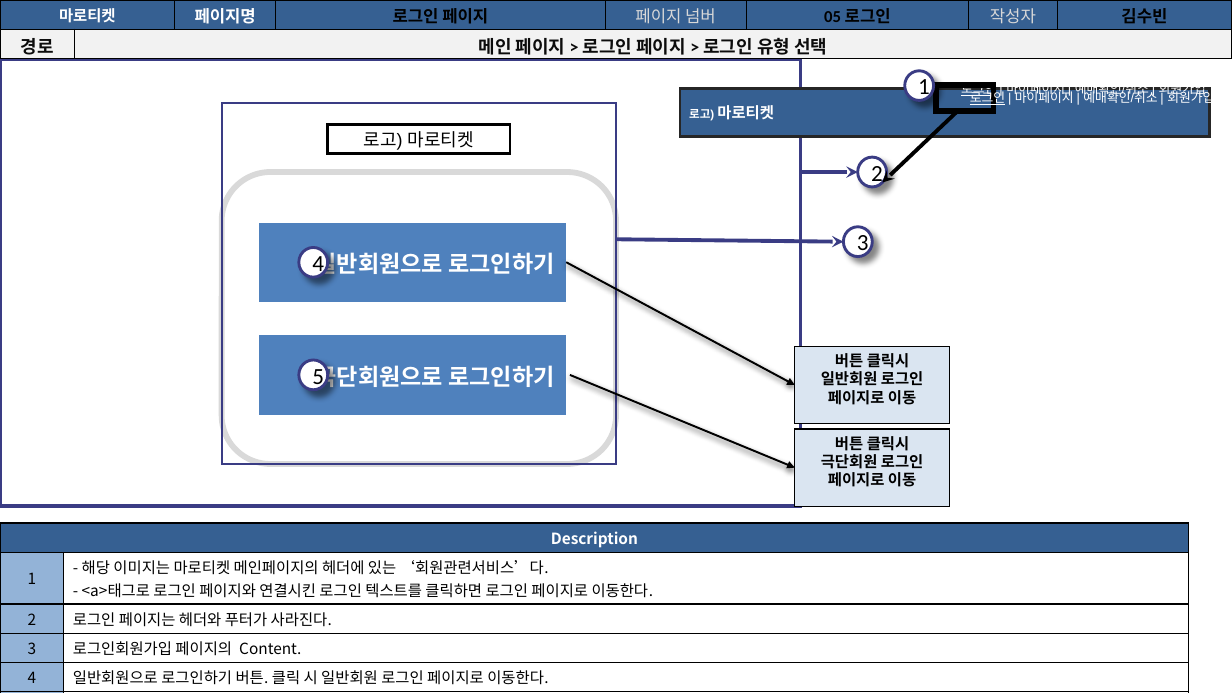
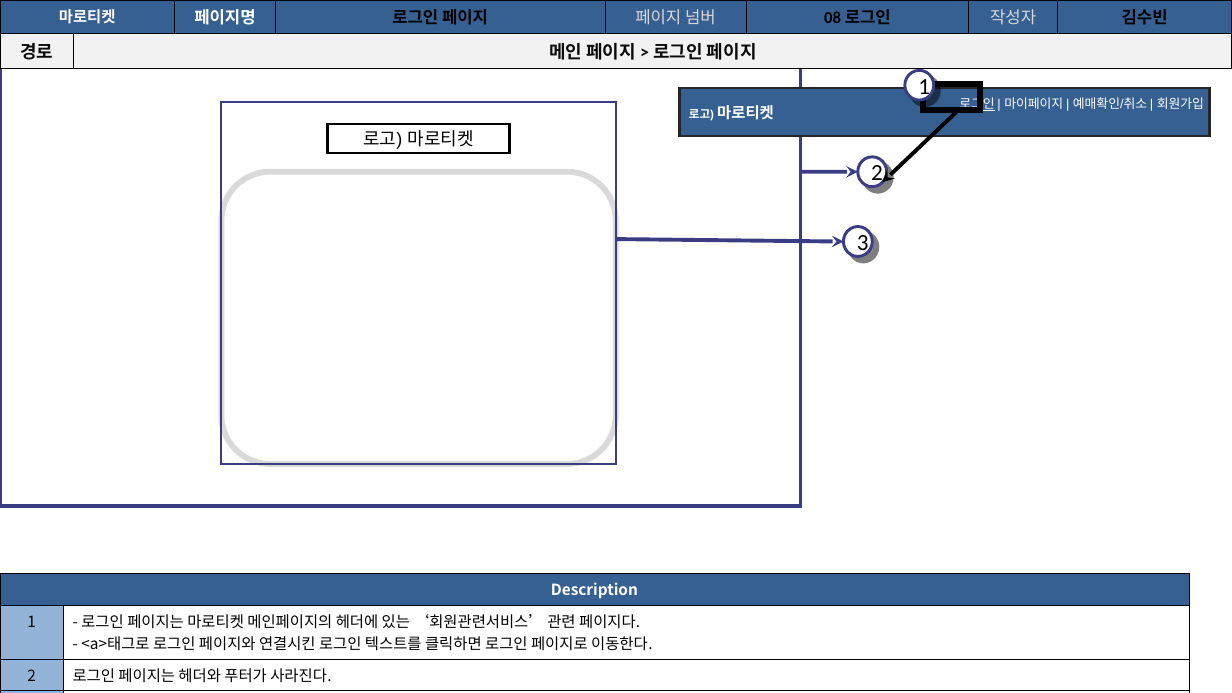
Before and after one commit to Soobinnni/Marroticket, a slide deck: slide 38 of 프로젝트 산출물/9. 스토리보드/마로티켓 사용자 스토리보드.pptx (slide 31 before the commit). Drawn at 1232x693 pixels with LibreOffice and Linux fonts; fonts in the diff are those of the drawing. Boxes give left, top, right and bottom in pixels: in the first picture for what was removed or moved away, otherwise in the second. Text is boxed around its words. In the diff, an @@ line names an element or a change of style, - is before the commit and + after.

```diff
--- a/프로젝트 산출물/9. 스토리보드/마로티켓 사용자 스토리보드.pptx
+++ b/프로젝트 산출물/9. 스토리보드/마로티켓 사용자 스토리보드.pptx
@@ table at (x1=0, y1=0, x2=1232, y2=303) @@
-row 1, column 6: 05 로그인
+row 1, column 6: 08 로그인
-row 2, column 2: 메인 페이지 > 로그인 페이지 > 로그인 유형 선택
+row 2, column 2: 메인 페이지 > 로그인 페이지
@@ borders changed @@
@@ rectangle at (x1=0, y1=59, x2=800, y2=506): outline #3A3C84 3 pt to #3A3C84 3.03 pt @@
@@ rectangle "로고) 마로티켓" at (x1=679, y1=88, x2=1209, y2=136): outline #262626 2 pt to #262626 2.01 pt @@
@@ outline #3A3C84 2.25 pt to #3A3C84 2.27 pt; shadow changed in 3 elements at (x1=858, y1=157, x2=886, y2=187), (x1=843, y1=226, x2=872, y2=256), (x1=905, y1=70, x2=933, y2=100) @@
@@ rectangle moved from (x1=936, y1=85, x2=994, y2=111) to (x1=923, y1=84, x2=981, y2=110) @@
@@ rectangle at (x1=923, y1=84, x2=981, y2=110): outline #000000 4.5 pt to #000000 4.54 pt @@
@@ text removed at (x1=961, y1=80, x2=1206, y2=98) @@
-로그인 | 마이페이지 | 예매확인/취소 | 회원가입
@@ arrow (956, 112) - (883, 182): stroke #000000 3 pt to #000000 3.03 pt @@
@@ text "로그인 | 마이페이지 | 예매확인/취소 ..." moved from (x1=970, y1=89, x2=1214, y2=107) to (x1=959, y1=95, x2=1204, y2=113) @@
@@ rounded rectangle at (x1=222, y1=172, x2=616, y2=464): outline #D9D9D9 4.5 pt to #D9D9D9 4.54 pt @@
@@ table removed at (x1=258, y1=222, x2=566, y2=525), 1 rows, 1 columns @@
-일반회원으로 로그인하기
@@ ellipse removed at (x1=299, y1=248, x2=327, y2=277) @@
-4
@@ arrow removed from (566, 262) to (795, 384) @@
@@ table removed at (x1=258, y1=335, x2=566, y2=638), 1 rows, 1 columns @@
-극단회원으로 로그인하기
@@ rectangle removed at (x1=795, y1=347, x2=949, y2=424) @@
-버튼 클릭시
-일반회원 로그인 페이지로 이동
@@ ellipse removed at (x1=299, y1=360, x2=327, y2=389) @@
-5
@@ arrow removed from (569, 375) to (795, 468) @@
@@ rectangle removed at (x1=795, y1=429, x2=949, y2=506) @@
-버튼 클릭시
-극단회원 로그인 페이지로 이동
@@ table at (x1=0, y1=573, x2=1189, y2=693) @@
-row 2, column 2: - 해당 이미지는 마로티켓 메인페이지의 헤더에 있는 ‘회원관련서비스’다. / - <a>태그로 로그인 페이지와 연결시킨 로그인 텍스트를 클릭하면 로그인 페이지로 이동한다.
+row 2, column 2: - 로그인 페이지는 마로티켓 메인페이지의 헤더에 있는 ‘회원관련서비스’ 관련 페이지다. / - <a>태그로 로그인 페이지와 연결시킨 로그인 텍스트를 클릭하면 로그인 페이지로 이동한다.
-row 5: 4 | 일반회원으로 로그인하기 버튼. 클릭 시 일반회원 로그인 페이지로 이동한다.
-row 6: 5 | 극단회원으로 로그인하기 버튼. 클릭 시 극단회원 로그인 페이지로 이동한다.
@@ table resized from (x1=0, y1=523, x2=1189, y2=693) to (x1=0, y1=573, x2=1189, y2=693) @@
```
Also in this commit, not shown: 47 other slides changed, 13 slides added, 1 slide removed, 36 other files.
